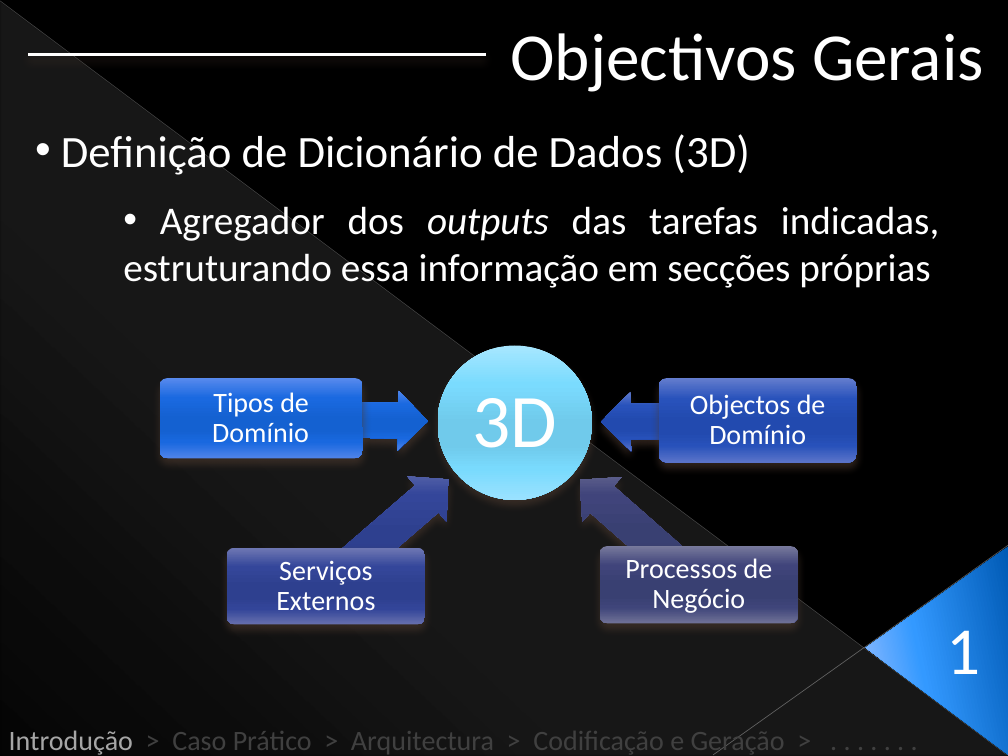
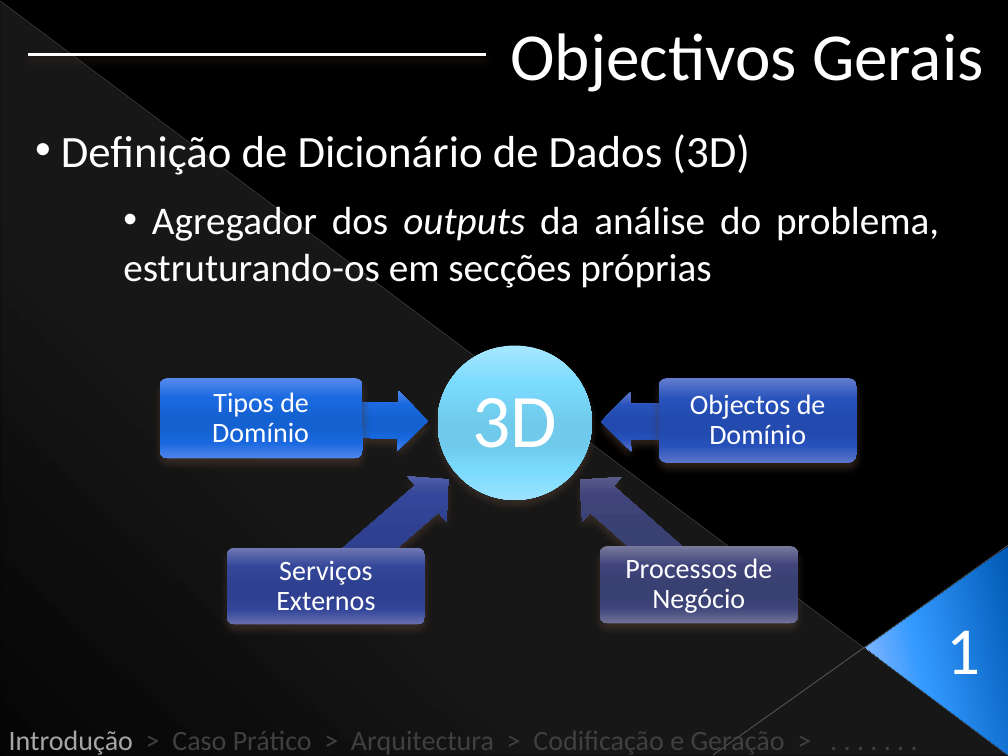
Before and after one commit to Netivski/projectoseminario, a slide deck: slide 8 of Apresentação Final/Presentation Sketch.pptx. Drawn at 1008x756 pixels with LibreOffice and Linux fonts; fonts in the diff are those of the drawing. Boxes give left, top, right and bottom in pixels: in the first picture for what was removed or moved away, otherwise in the second. Text is boxed around its words. In the diff, an @@ line names an element or a change of style, - is before the commit and + after.

```diff
--- a/Apresentação Final/Presentation Sketch.pptx
+++ b/Apresentação Final/Presentation Sketch.pptx
@@ text at (123, 206, 939, 288): text changed @@
-• Agregador dos outputs das tarefas indicadas, estruturando essa informação em secções próprias
+• Agregador dos outputs da análise do problema, estruturando-os em secções próprias
```
Also in this commit, not shown: 5 other slides changed, 1 slide removed, 1 other file.
